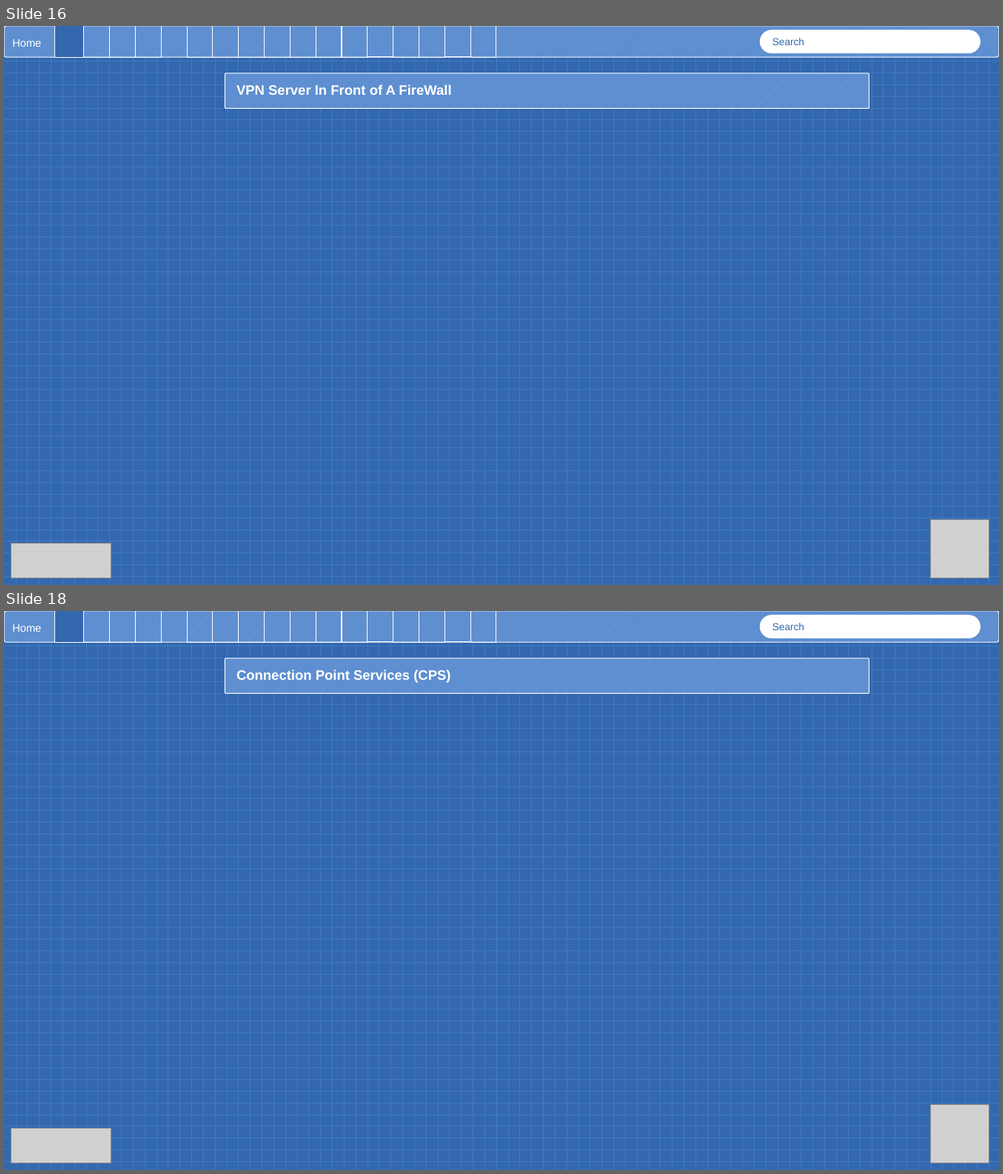
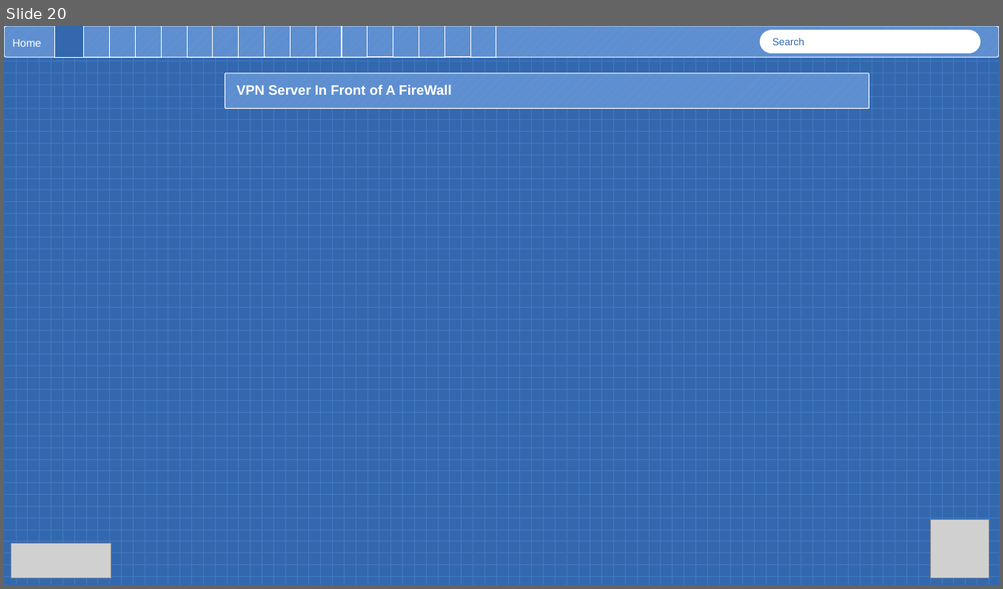
Before and after one commit to austinsonger/DataCommunicationsandNetworking-RobertMorrisUniversity, a slide deck: Virtual Private Networks.pptx. Shown one above the other, each under a label of ours: slides 16 and 18 before the commit, slide 20 after it; the slides between them are not shown. The pictures are 1003x1174 and 1003x589 pixels, drawn with LibreOffice and Linux fonts; fonts in the diff are those of the drawing; grey boxes stand for pictures. Boxes give left, top, right and bottom in pixels: in the first picture for what was removed or moved away, otherwise in the second. Text is boxed around its words. In the diff, an @@ line names an element or a change of style, - is before the commit and + after.

```diff
--- a/Virtual Private Networks.pptx
+++ b/Virtual Private Networks.pptx
@@ slide 18 removed at <box>4,611,999,1170</box>, background pattern #407AC0 on #3368AF @@
@@ rounded rectangle removed at <box>4,611,999,642</box> @@
@@ text removed at <box>12,624,41,632</box> @@
-Home
@@ rectangle removed at <box>55,611,84,642</box> @@
@@ rectangle removed at <box>84,611,110,642</box> @@
@@ rectangle removed at <box>110,611,136,642</box> @@
@@ rectangle removed at <box>135,611,162,642</box> @@
@@ rectangle removed at <box>187,611,213,642</box> @@
@@ rectangle removed at <box>213,611,239,642</box> @@
@@ rectangle removed at <box>239,611,264,642</box> @@
@@ rectangle removed at <box>264,611,290,642</box> @@
@@ rectangle removed at <box>290,611,316,642</box> @@
@@ rectangle removed at <box>316,611,342,642</box> @@
@@ rectangle removed at <box>341,611,367,642</box> @@
@@ rectangle removed at <box>367,611,393,642</box> @@
@@ rectangle removed at <box>393,611,420,642</box> @@
@@ rectangle removed at <box>419,611,445,642</box> @@
@@ rectangle removed at <box>445,611,471,642</box> @@
@@ rectangle removed at <box>470,611,496,642</box> @@
@@ rounded rectangle removed at <box>760,615,980,638</box> @@
-Search
@@ rounded rectangle removed at <box>225,658,869,693</box> @@
-Connection Point Services (CPS)
@@ picture removed at <box>930,1105,989,1164</box> @@
@@ picture removed at <box>11,1129,111,1164</box> @@
@@ what was slide 16 is now slide 20 @@
```
Also in this commit, not shown: 4 slides changed, 9 slides added, 11 other slides removed.
